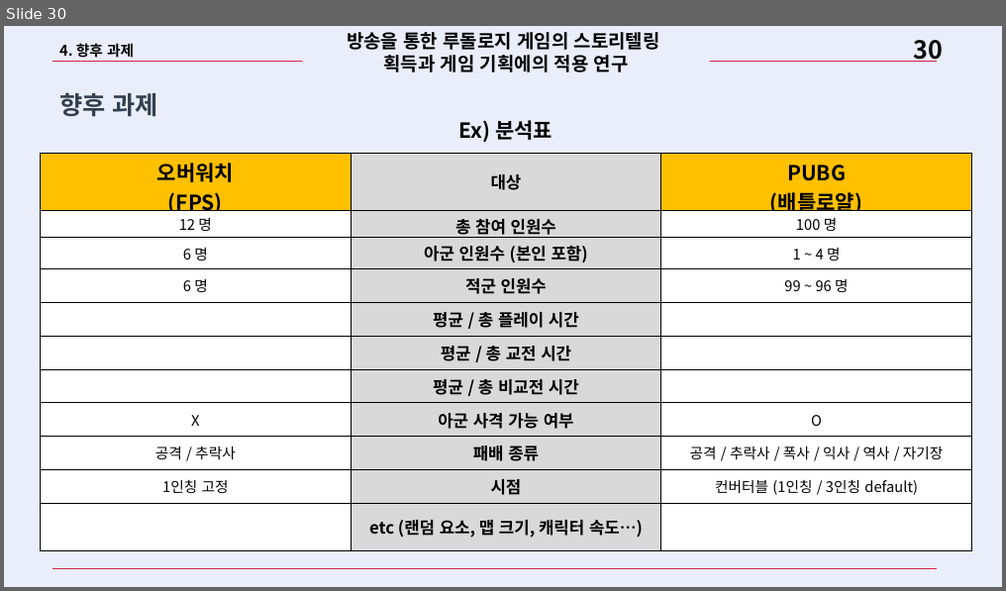
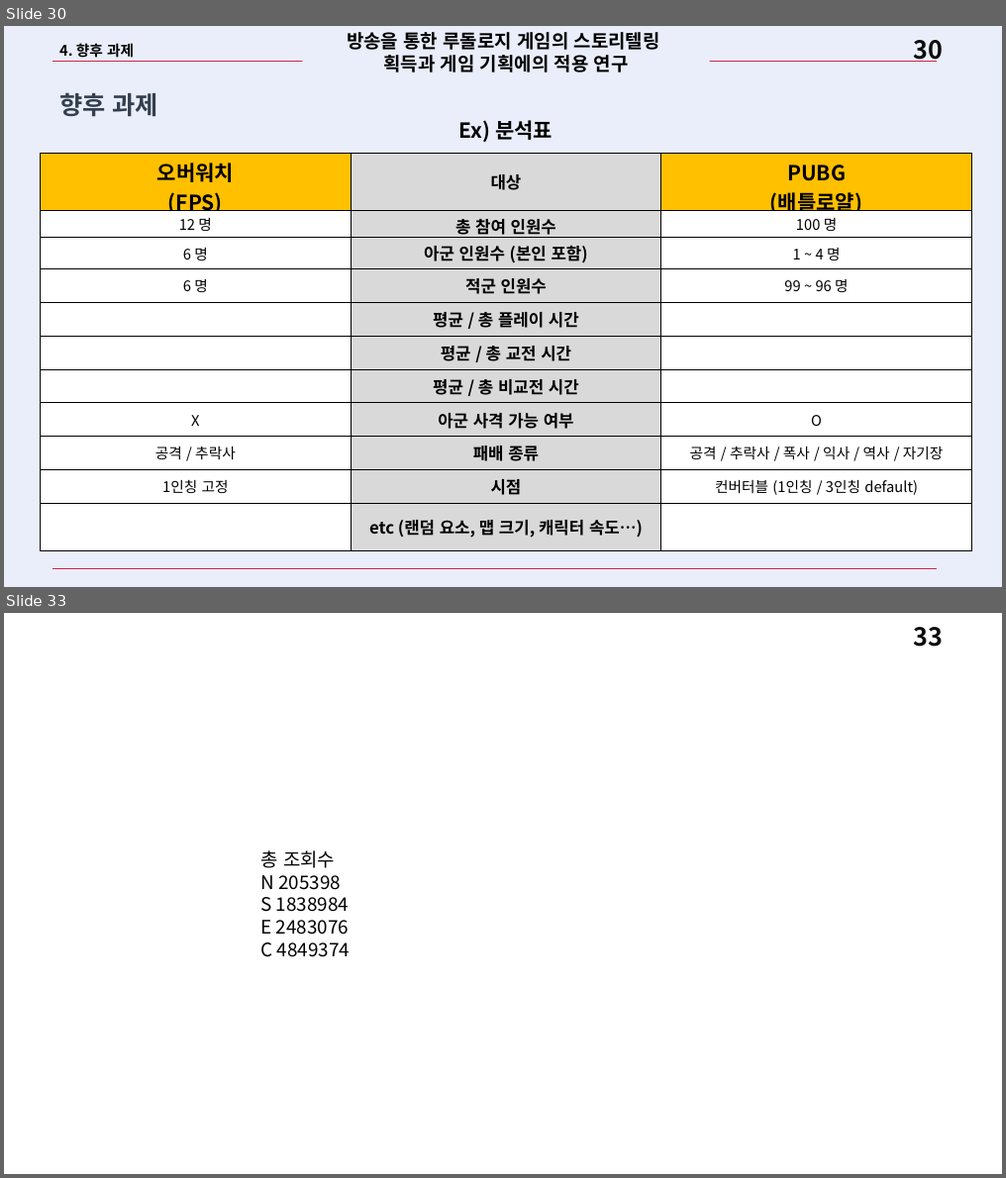
Before and after one commit to Bumizi/Thesis, a slide deck: 하계특훈 발표/200724_하계특훈_2014180011_김영범.pptx. Shown one above the other, each under a label of ours: slide 30 before the commit, slides 30 and 33 after it; the slides between them are not shown. The pictures are 1006x591 and 1006x1178 pixels, drawn with LibreOffice and Linux fonts; fonts in the diff are those of the drawing. Boxes give left, top, right and bottom in pixels: in the first picture for what was removed or moved away, otherwise in the second. Text is boxed around its words. In the diff, an @@ line names an element or a change of style, - is before the commit and + after.

```diff
--- a/하계특훈 발표/200724_하계특훈_2014180011_김영범.pptx
+++ b/하계특훈 발표/200724_하계특훈_2014180011_김영범.pptx
@@ slide 33 added at <box>4,613,1002,1174</box>, background #FFFFFF; not listed: 1 template element that a slide beside it also shows @@
@@ text added at <box>260,851,350,958</box>, 18 pt, text #000000 @@
+총 조회수
+N 205398
+S 1838984
+E 2483076
+C 4849374
```
Also in this commit, not shown: 3 other slides added, 34 other files.
